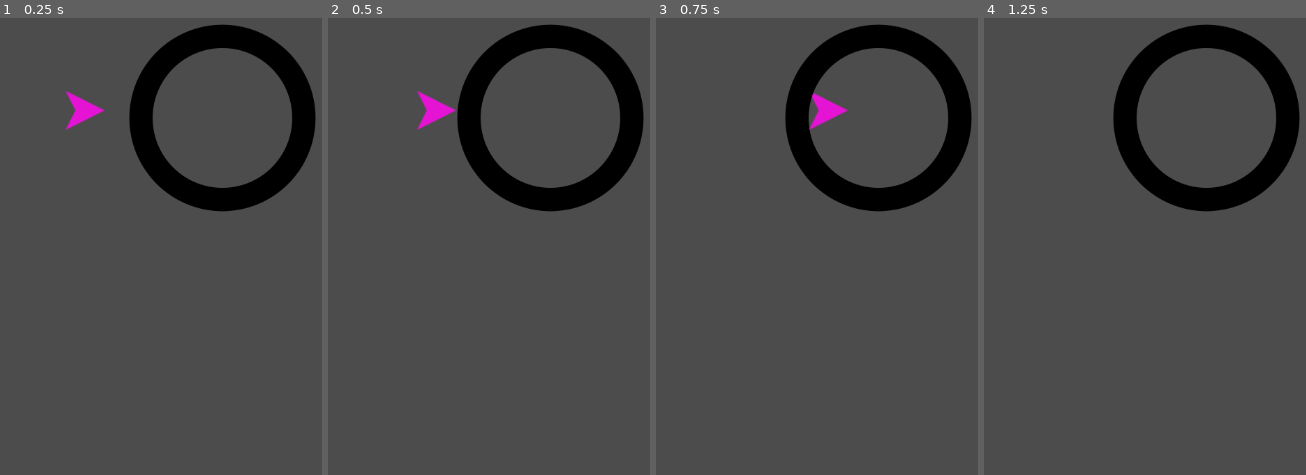
Above: before the commit, frames 1-4 (left to right).
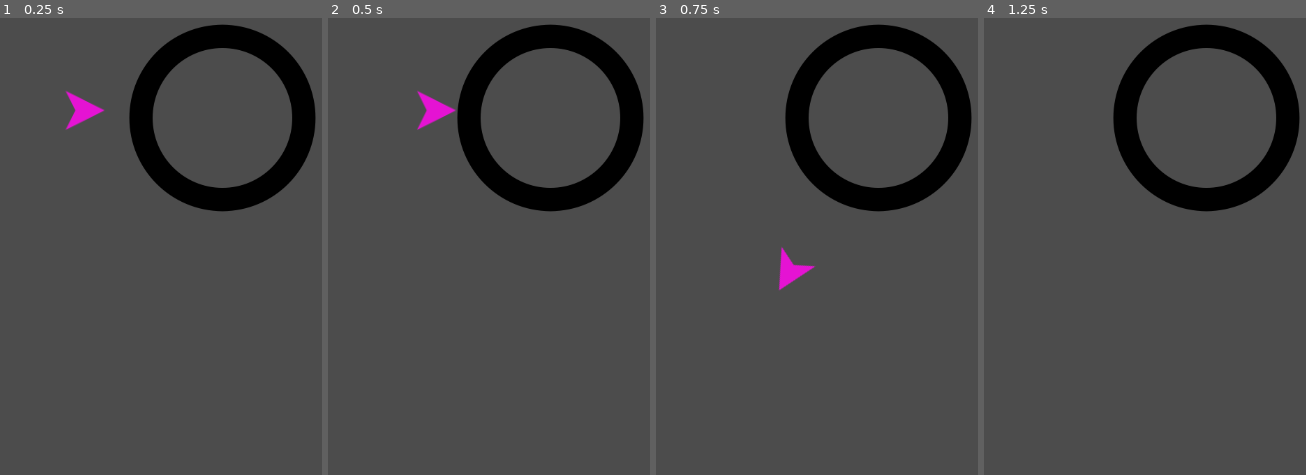
Above: after the commit, the same moments.

Repository: jagc/circleJump
Game: Godot game, scene res://objects/main.tscn
The game is run twice, just before and just after one commit, with the same random seed, the same clock (stepped at 60 frames per second) and the same inputs.
Inputs (mouse positions are in pixels of both pictures, inside the frame that each line leads up to):
- Up to frame 1 (0.25 s): no input
- Up to frame 2 (0.5 s): no input
- Up to frame 3 (0.75 s): move the mouse to (897, 36) at 0.52 s; click (897, 36) at 0.67 s
- Up to frame 4 (1.25 s): no input

Frames 1-2 are identical in both runs. In frame 3, 0.8% of the frame differs, in the area x 38-60%, y 16-60%; in frame 4, nothing differs.
Error before the commit: Invalid get index 'transform' (on base: 'Vector2'). (res://scripts/jumper.gd:26)

Commit message:
bugfix: - substituted orbit_position with orbitPosition
learned:
1 - When emitting a signal, you can pass data.
2 - You don't have to manually emit a signal.
3 - You can just recognize an event as a signal and treat it as one.
4 - The script receiving the signal receives the whole object

Diff:
--- a/scripts/jumper.gd
+++ b/scripts/jumper.gd
@@ -12,18 +12,13 @@
 	target = null
 	velocity = transform.x * jumpSpeed
 
+# 'area' is the circle.gd object
 func _on_jumper_area_entered(area):
 	target = area
 	velocity = Vector2()
 
 func _physics_process(delta):
 	if target:
-#		for i in len(target):
-#			print(target[i])
-#			print(target)
-#			print(target.position)
-#		transform = target.orbit_position.global_transform
-		transform = target.position.transform
-#		transform = target.position.global_transform
+		transform = target.orbitPosition.global_transform
 	else:
 		position += velocity * delta
Not shown: 2 places in objects/jumper.tscn that only renumber resources
